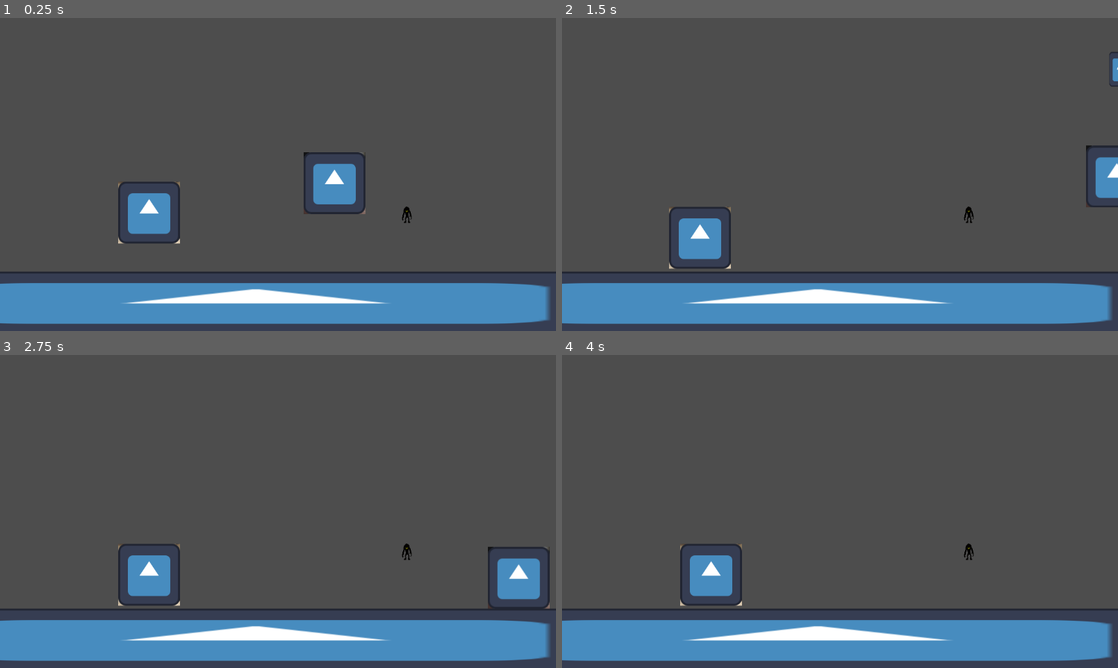
Above: before the commit, frames 1-4 (two rows, left to right).
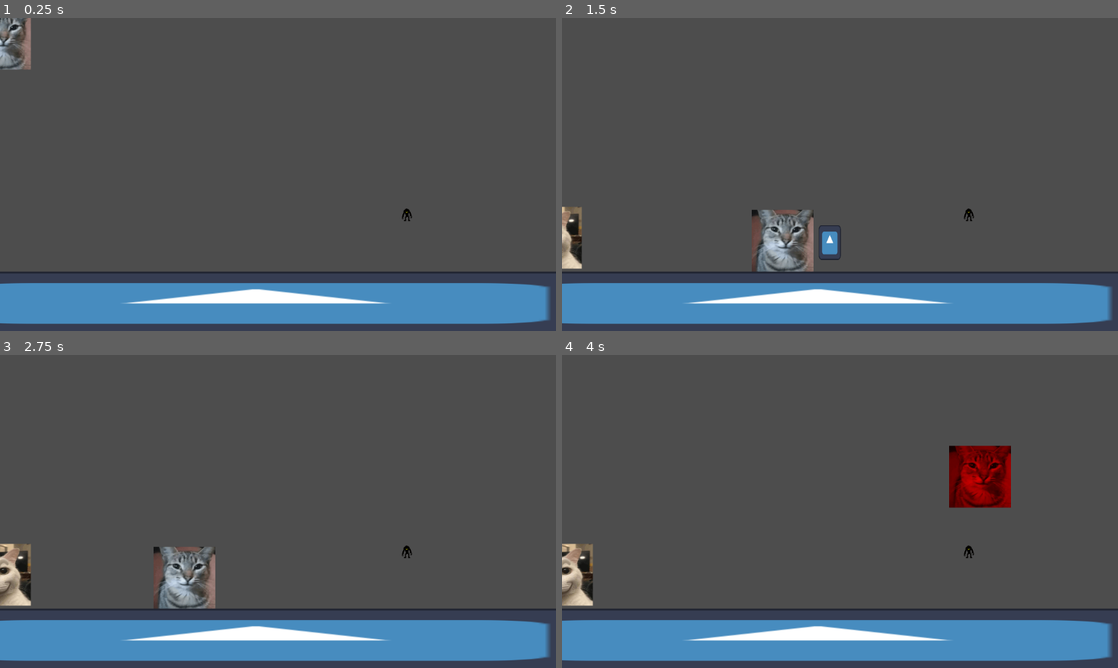
Above: after the commit, the same moments.

Repository: Makelfy/project-fire-and-water
Game: Godot game, scene res://scenes/monster-testing.tscn
Same seed, same stepped clock (60 frames per second), same inputs: the game is played once before the commit and once after it. This scene is started directly instead of the project's main scene. The engine's default icon, where the game draws it, is replaced by a stand-in: a white triangle on a blue panel in a dark square.
Inputs:
- Up to frame 1 (0.25 s): no input
- Up to frame 2 (1.5 s): hold Right (ui_right) from 0.53 s (still down); tap Space (attack) at 0.6 s; tap Up (up1) at 0.77 s; tap A (left2) at 1.35 s
- Up to frame 3 (2.75 s): tap Up (up1) at 1.52 s; release Right (ui_right) at 2.03 s; hold Left (ui_left) from 2.03 s (still down); tap D (right2) at 2.1 s
- Up to frame 4 (4 s): release Left (ui_left) at 2.78 s; hold Right (ui_right) from 2.78 s (still down); tap W (up2) at 2.85 s; tap Up (up1) at 3.02, 3.77 s; tap Space (attack) at 3.6 s

The runs differ from the first frame. In frame 1, 3.3% of the frame differs, in the area x 0-75%, y 0-73%; in frame 2, 4.6%; in frame 3, 5.0%, in the area x 0-99%, y 60-82%; in frame 4, 4.6%.

Commit message:
Monster shooting and knockback on collision with player

Diff:
--- a/scenes/bullet.tscn
+++ b/scenes/bullet.tscn
@@ -10,7 +10,7 @@
 [node name="Bullet" type="Area2D" unique_id=185754786]
 scale = Vector2(0.23864867, 0.41318554)
 script = ExtResource("1_y25gk")
-SPEED = 10
+SPEED = 1
 
 [node name="CollisionShape2D" type="CollisionShape2D" parent="." unique_id=346791140]
 scale = Vector2(1.4964219, 1.3558415)
--- a/scenes/monster-testing.tscn
+++ b/scenes/monster-testing.tscn
@@ -15,18 +15,18 @@
 
 [node name="MonsterTesting" type="Node2D" unique_id=1824821853]
 
-[node name="Monster" type="RigidBody2D" parent="." unique_id=2022828183 node_paths=PackedStringArray("player1", "player2")]
+[node name="Monster" type="Area2D" parent="." unique_id=1634168666 node_paths=PackedStringArray("player1", "player2")]
 position = Vector2(843, 407.99997)
 scale = Vector2(1.04, 0.76)
-gravity_scale = 0.0
+collision_mask = 7
 script = ExtResource("1_385sv")
 player1 = NodePath("../player1")
 player2 = NodePath("../player2")
 bullet = ExtResource("2_378s4")
 
 [node name="CollisionShape2D" type="CollisionShape2D" parent="Monster" unique_id=1347981985]
+scale = Vector2(1.0769418, 1)
 shape = SubResource("CapsuleShape2D_ehaeo")
-disabled = true
 
 [node name="Sprite2D" type="Sprite2D" parent="Monster" unique_id=5055778]
 position = Vector2(0, -5.2631836)
@@ -34,8 +34,11 @@
 texture = ExtResource("1_8i7lx")
 
 [node name="Player1Raycast" type="RayCast2D" parent="Monster" unique_id=2084188514]
+collision_mask = 7
 
 [node name="Player2Raycast" type="RayCast2D" parent="Monster" unique_id=1704649301]
+position = Vector2(0, 4.0154708e-05)
+collision_mask = 7
 
 [node name="Area2D" type="StaticBody2D" parent="." unique_id=1917967332]
 position = Vector2(530, 589)
@@ -49,19 +52,12 @@
 [node name="Sprite2D" type="Sprite2D" parent="Area2D" unique_id=1176426714]
 texture = ExtResource("2_385sv")
 
-[node name="player2" parent="." unique_id=2103974204 instance=ExtResource("4_ehaeo")]
-position = Vector2(693, 299)
-
-[node name="Sprite2D2" type="Sprite2D" parent="player2" unique_id=728390750]
-texture = ExtResource("2_385sv")
-
-[node name="player1" parent="." unique_id=1806469487 instance=ExtResource("4_k6137")]
-position = Vector2(309, 360)
-
-[node name="Sprite2D2" type="Sprite2D" parent="player1" unique_id=1767958325]
-texture = ExtResource("2_385sv")
-
 [node name="Timer" type="Timer" parent="." unique_id=1370093535]
 autostart = true
 
+[node name="player1" parent="." unique_id=1766431460 instance=ExtResource("4_k6137")]
+
+[node name="player2" parent="." unique_id=1334981847 instance=ExtResource("4_ehaeo")]
+
+[connection signal="body_entered" from="Monster" to="Monster" method="_on_body_entered"]
 [connection signal="timeout" from="Timer" to="Monster" method="_on_timer_timeout"]
--- a/scripts/Knockback.gd
+++ b/scripts/Knockback.gd
@@ -13,6 +13,9 @@
 
 
 func _physics_process(delta: float) -> void:
+	if Distance <= 0:
+		return
+
 	if abs(default_position_x - global_position.x) <= Distance:
 		global_position.x += SPEED * delta * direction
 		return
--- a/scripts/monster.gd
+++ b/scripts/monster.gd
@@ -1,4 +1,4 @@
-extends RigidBody2D
+extends Area2D
 
 @onready var main = $".."
 
@@ -6,26 +6,30 @@
 @export var player2: CharacterBody2D
 @export var bullet: PackedScene
 
+@onready var player1_raycast: RayCast2D = $Player1Raycast
+@onready var player2_raycast: RayCast2D = $Player2Raycast
+
 var player1_firable: bool = false
 var player2_firable: bool = false
 var time: int = 3
 var isShooting:bool = false
 
 
+func _ready() -> void:
+	player1_raycast.enabled = true
+	player2_raycast.enabled = true
+
+	var timer := get_node_or_null("Timer") as Timer
+	if timer == null and get_parent() != null:
+		timer = get_parent().get_node_or_null("Timer") as Timer
+
+	if timer != null and not timer.timeout.is_connected(_on_timer_timeout):
+		timer.timeout.connect(_on_timer_timeout)
+
+
 func _physics_process(delta: float) -> void:
-	$Player1Raycast.target_position = player1.global_position
-	$Player1Raycast.add_exception(player1)
-	if !$Player1Raycast.is_colliding():
-		player1_firable = false
-	else:
-		player1_firable = true
-
-	$Player2Raycast.target_position = player1.global_position
-	$Player2Raycast.add_exception(player2)
-	if !$Player2Raycast.is_colliding():
-		player2_firable = false
-	else:
-		player2_firable = true
+	player1_firable = can_shoot_player(player1, player1_raycast)
+	player2_firable = can_shoot_player(player2, player2_raycast)
 
 	if player1_firable or player2_firable:
 		isShooting = true
@@ -33,7 +37,20 @@
 		isShooting = false
 
 
+func can_shoot_player(player: CharacterBody2D, raycast: RayCast2D) -> bool:
+	if player == null:
+		return false
+
+	raycast.target_position = raycast.to_local(player.global_position)
+	raycast.force_raycast_update()
+
+	return raycast.is_colliding() and raycast.get_collider() == player
+
+
 func shoot(player):
+	if bullet == null:
+		return
+
 	isShooting = true
 	if time == 3:
 		var instance = bullet.instantiate()
@@ -68,3 +85,12 @@
 
 
 	print(time)
+
+
+func _on_body_entered(body: Node2D) -> void:
+	if body.is_in_group("player"):
+		var sprite = body.get_child(0)
+		sprite.modulate = Color(1.0, 0.0, 0.0, 1.0)
+		body.start_timer()
+		if body.has_method("apply_knockback"):
+			body.apply_knockback(global_position)
Not shown: 1 places in scenes/monster-testing.tscn that only renumber resources
